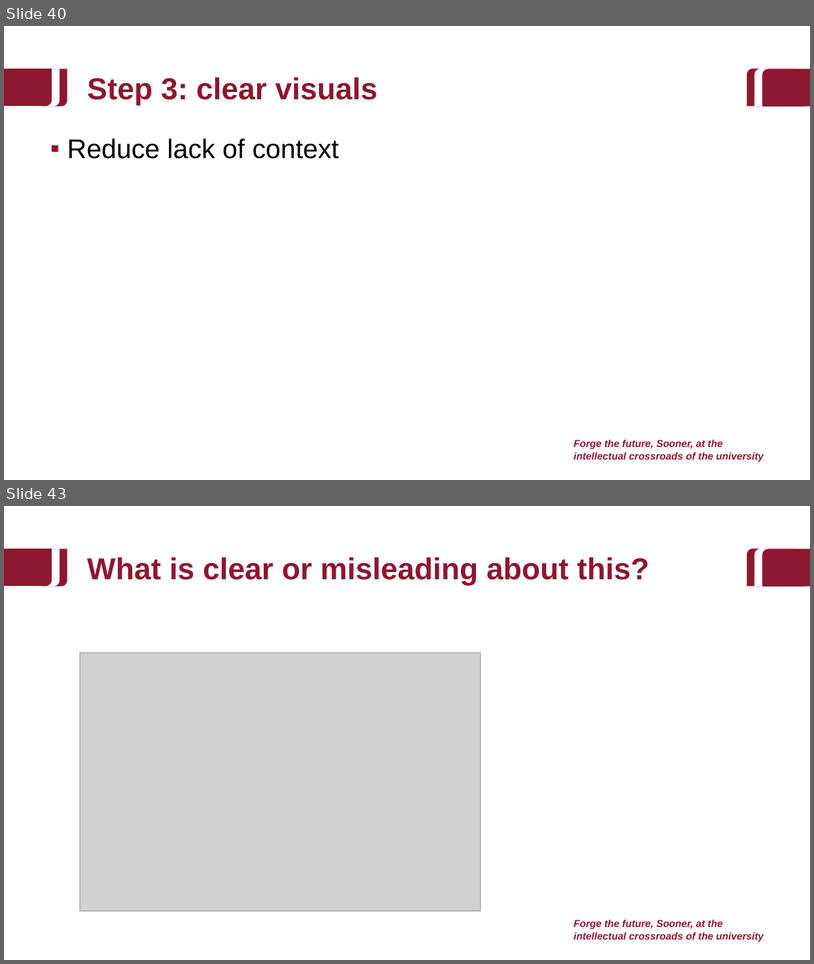
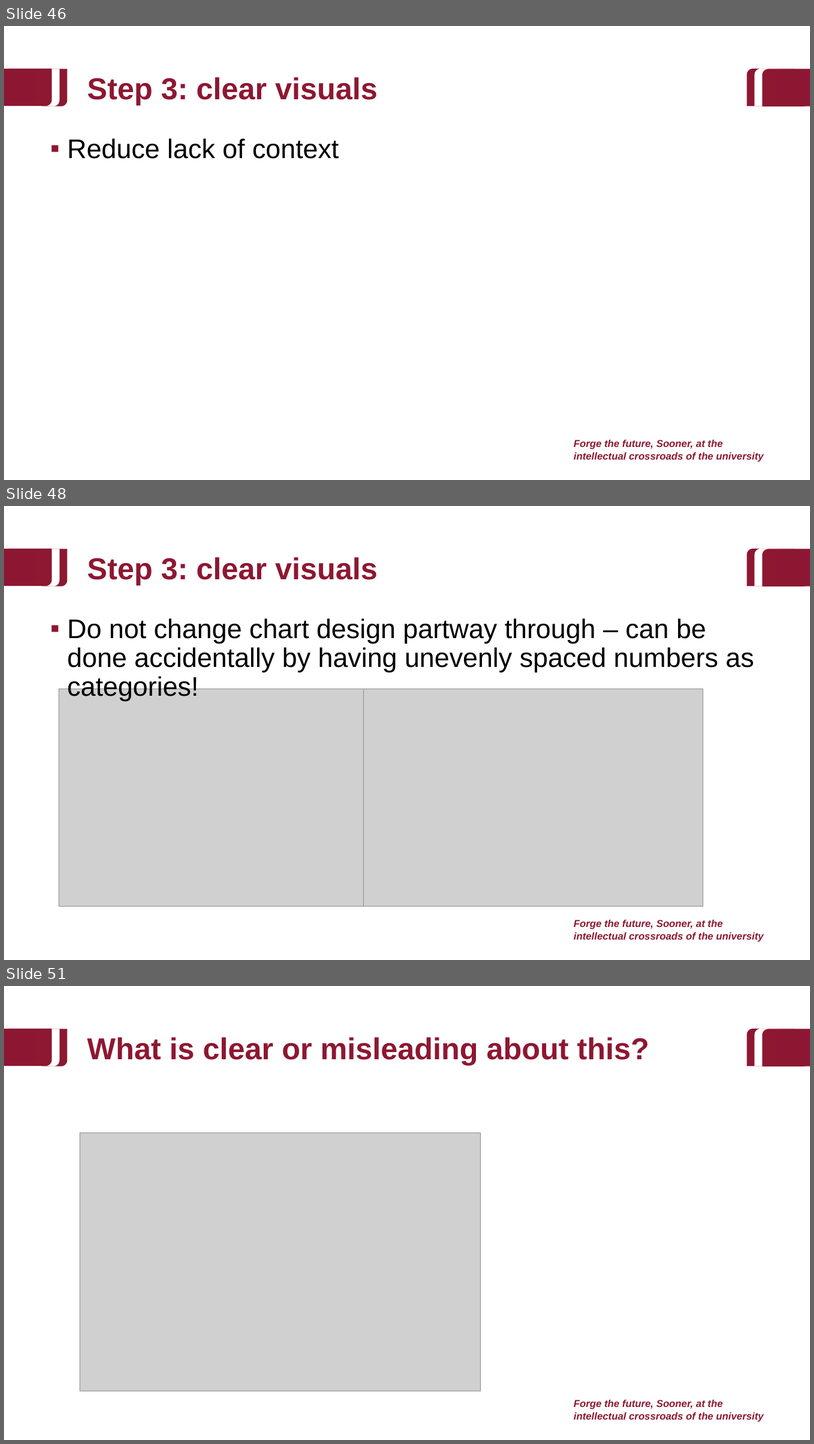
Before and after one commit to baeolophus/2025_data_viz_research, a slide deck: activities.pptx. Shown one above the other, each under a label of ours: slides 40 and 43 before the commit, slides 46, 48 and 51 after it; the slides between them are not shown. The pictures are 814x964 and 814x1444 pixels, drawn with LibreOffice and Linux fonts; fonts in the diff are those of the drawing; grey boxes stand for pictures; background and template pictures are left out. Boxes give left, top, right and bottom in pixels: in the first picture for what was removed or moved away, otherwise in the second. Text is boxed around its words. In the diff, an @@ line names an element or a change of style, - is before the commit and + after.

```diff
--- a/activities.pptx
+++ b/activities.pptx
@@ slide 48 added at (x1=4, y1=506, x2=810, y2=960), background #FFFFFF; not listed: 9 template elements that a slide beside it also shows @@
@@ title added at (x1=87, y1=557, x2=378, y2=585), 36 pt, text #8E1731, bold @@
+Step 3: clear visuals
@@ text added at (x1=67, y1=618, x2=754, y2=701), 32 pt, text #000000 @@
+▪ Do not change chart design partway through – can be done accidentally by having unevenly spaced numbers as categories!
@@ picture added at (x1=59, y1=688, x2=398, y2=906) @@
@@ picture added at (x1=364, y1=688, x2=704, y2=906) @@
@@ what was slide 40 is now slide 46 @@
@@ what was slide 43 is now slide 51 @@
```
Also in this commit, not shown: 7 slides changed, 7 other slides added, 1 other file.
